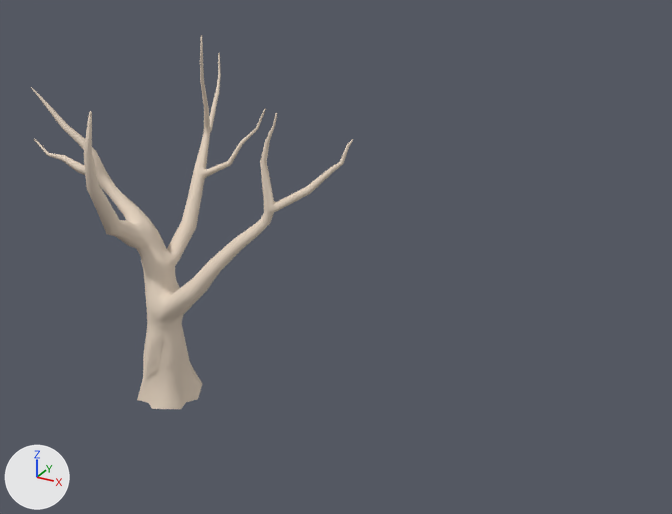
The Blender file gamedata/envs/canyonworld/crashsite/assets/DeadTrees/deadtree1.blend: old version first, new version second.
The view is the same before and after, from a 50 mm camera at (20.5, -24.3, 18.4) aimed at (6.6, 1.0, 5.8). Arrows for +X, +Y and +Z are at lower left; the lights stay in place.

In view in the first picture: 'tree_Curve'.
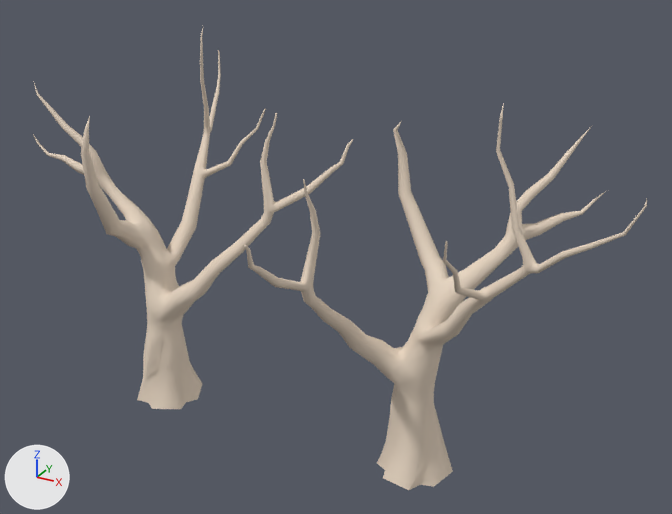
Changed parts and their boxes (x1, y1, x2, y2) in the pictures (672 x 514 px):
```json
{"object": "dead_tree1.001", "change": "added", "after": [244, 103, 647, 490]}
```

Scene script edits in JSON lines:
```json
{"op": "add", "block": "ob_dead_tree1_001", "code": ["ob_dead_tree1_001 = bpy.data.objects.new('dead_tree1.001', me_tree_curve)", "ob_dead_tree1_001.parent = ob_curve", "ob_dead_tree1_001.matrix_parent_inverse = Matrix(((0.0, 0.0, -1.0, 0.0), (0.996, 0.0872, 0.0, 0.0), (0.0872, -0.996, 0.0, 0.0), (0.0, 0.0, 0.0, 1.0)))", "ob_dead_tree1_001.location = (10.0, 0.0, 0.0)", "ob_dead_tree1_001.rotation_euler = (-2.553, 1.571, 0.0)  # degrees (-146, 90, 0)"]}
```
